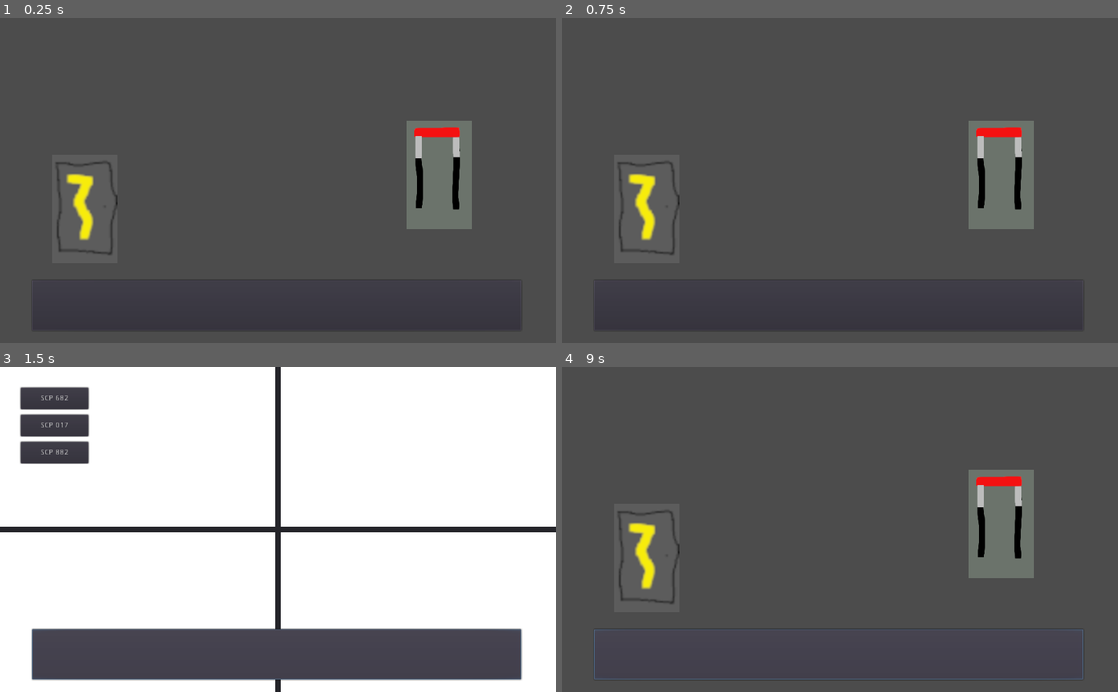
Above: before the commit, frames 1-4 (two rows, left to right).
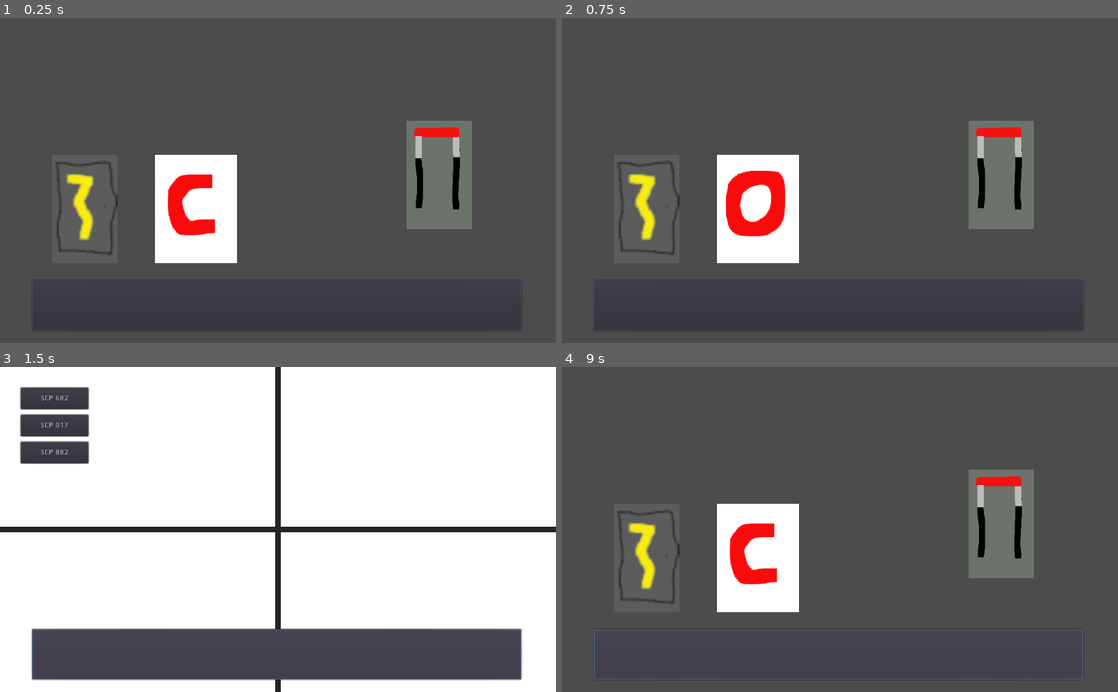
Above: after the commit, the same moments.

Repository: NSCarter/Five-Nights-At-The-Foundation
Game: Godot game, scene res://Scenes/Controls.tscn
Two runs of this game, one before a commit and one after it. Both use one fixed random seed, a clock stepped at 60 frames per second and the inputs below.
Inputs (mouse positions are in pixels of both pictures, inside the frame that each line leads up to):
- Up to frame 1 (0.25 s): no input
- Up to frame 2 (0.75 s): click (756, 209) at 0.52 s
- Up to frame 3 (1.5 s): click (278, 653) at 1.25 s
- Up to frame 4 (9 s): click "SCP 017" at 2 s; click "SCP 682" at 2.75 s; click "SCP 882" at 3.5 s; click "SCP 682" at 4.25 s; click "SCP 017" at 5 s; click "SCP 882" at 5.75 s; click "SCP 682" at 6.5 s; click "SCP 017" at 7.25 s; click "SCP 882" at 8 s; click (840, 653) at 8.75 s

The runs differ from the first frame. In frame 1, 4.9% of the frame differs, in the area x 27-43%, y 42-76%; in frame 2, 4.9%; in frame 3, nothing differs; in frame 4, 4.9%.

Commit message:
Added drawer that can be opened and closed

Diff:
--- a/Scenes/Controls.tscn
+++ b/Scenes/Controls.tscn
@@ -11,6 +11,8 @@
 [ext_resource path="res://Assests/Images/SCP 017/Fuse4.png" type="Texture" id=9]
 [ext_resource path="res://Assests/Images/SCP 017/Fuse2.png" type="Texture" id=10]
 [ext_resource path="res://Scenes/FuseBox.gd" type="Script" id=11]
+[ext_resource path="res://Assests/Images/SCP 017/DrawerClosed.png" type="Texture" id=12]
+[ext_resource path="res://Scenes/FuseDrawer.gd" type="Script" id=13]
 
 [node name="Node2D" type="Node2D"]
 script = ExtResource( 4 )
@@ -71,6 +73,14 @@
 margin_bottom = 191.607
 texture_normal = ExtResource( 9 )
 
+[node name="FuseDrawer" type="TextureButton" parent="."]
+margin_left = 285.995
+margin_top = 252.015
+margin_right = 435.995
+margin_bottom = 452.015
+texture_normal = ExtResource( 12 )
+script = ExtResource( 13 )
+
 [connection signal="mouse_entered" from="CamerasButton" to="CamerasButton" method="_on_CamerasButton_mouse_entered"]
 [connection signal="mouse_exited" from="CamerasButton" to="CamerasButton" method="_on_CamerasButton_mouse_exited"]
 [connection signal="button_down" from="AcidLever" to="AcidLever" method="_on_AcidLever_button_down"]
@@ -80,3 +90,4 @@
 [connection signal="pressed" from="FuseBox/Fuse2" to="FuseBox" method="_on_Fuse2_pressed"]
 [connection signal="pressed" from="FuseBox/Fuse3" to="FuseBox" method="_on_Fuse3_pressed"]
 [connection signal="pressed" from="FuseBox/Fuse4" to="FuseBox" method="_on_Fuse4_pressed"]
+[connection signal="pressed" from="FuseDrawer" to="FuseDrawer" method="_on_FuseDrawer_pressed"]
--- /dev/null
+++ b/Scenes/FuseDrawer.gd
@@ -0,0 +1,11 @@
+extends TextureButton
+
+var open = false
+
+func _on_FuseDrawer_pressed():
+	if open:
+		self.texture_normal = load("res://Assests/Images/SCP 017/DrawerClosed.png")
+		open = false
+	else:
+		self.texture_normal = load("res://Assests/Images/SCP 017/DrawerOpened.png")
+		open = true
--- a/Scripts/Controls.gd
+++ b/Scripts/Controls.gd
@@ -3,3 +3,6 @@
 func _ready():
 	if not("SCP 682" in Stats.cameras):
 		$AcidLever.visible = false
+	if not("SCP 017" in Stats.cameras):
+		$FuseBox.visible = false
+		$FuseDrawer.visible = false
Binary file added: Assests/Images/SCP 017/DrawerClosed.png
Not shown, added: Assests/Images/SCP 017/DrawerClosed.png.import
Binary file added: Assests/Images/SCP 017/DrawerOpened.png
Not shown, added: Assests/Images/SCP 017/DrawerOpened.png.import
Not shown: 1 places in Scenes/Controls.tscn that only renumber resources
